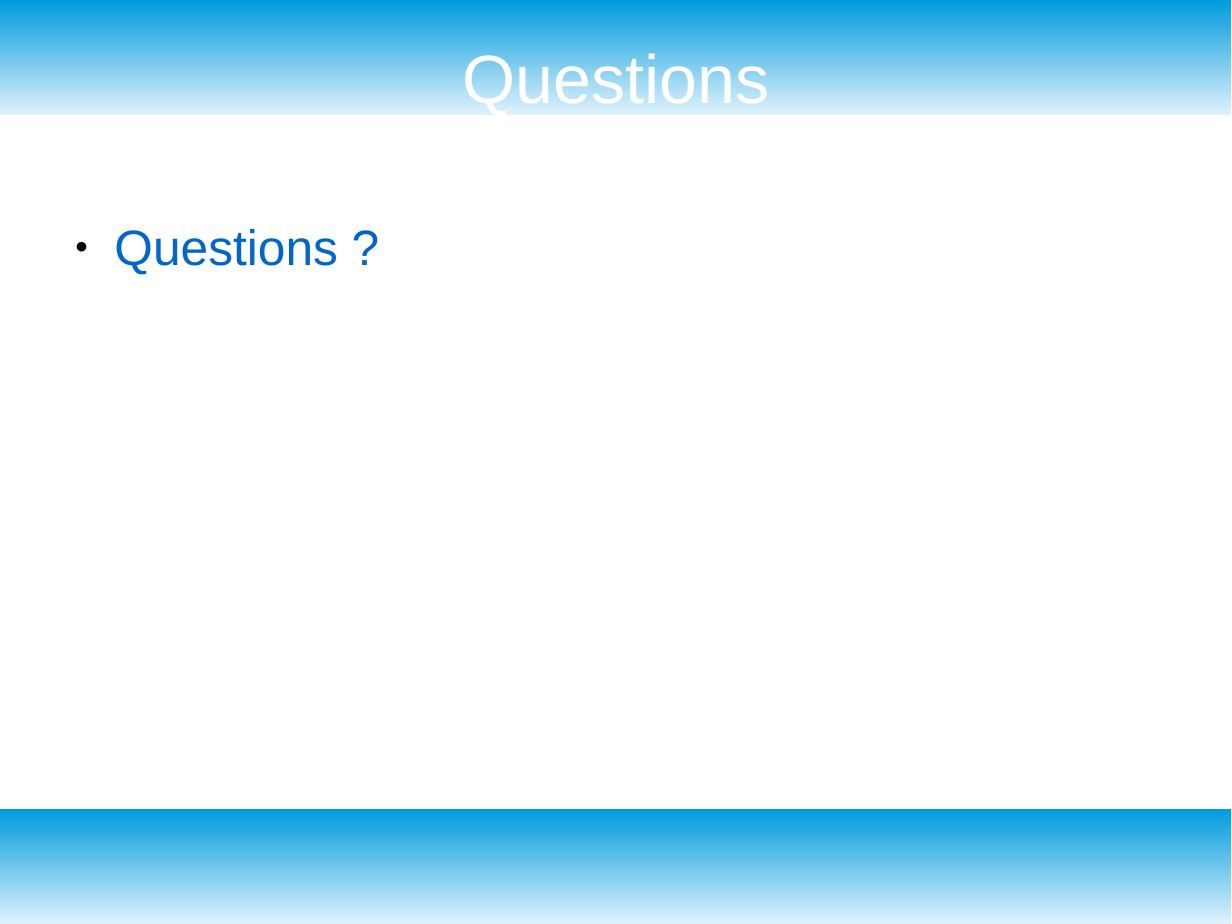
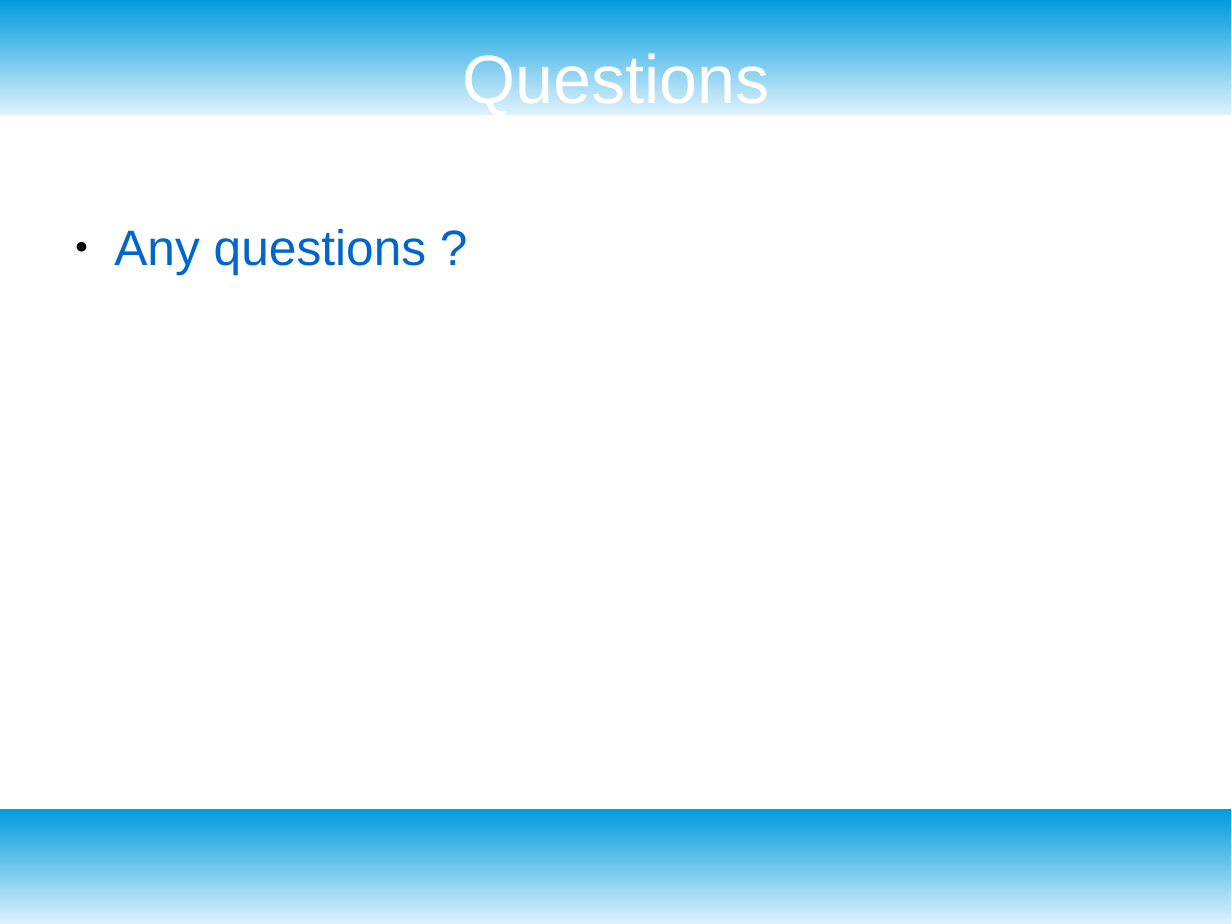
Before and after one commit to mricaud/xml-prague-2018-xspec-integration-testing, a slide deck: slide 6 of xml-prague-2018-xspec-user-meetup-it.odp. Drawn at 1232x924 pixels with LibreOffice and Linux fonts; fonts in the diff are those of the drawing; background and template pictures are left out. Boxes give left, top, right and bottom in pixels: in the first picture for what was removed or moved away, otherwise in the second. Text is boxed around its words. In the diff, an @@ line names an element or a change of style, - is before the commit and + after.

```diff
--- a/xml-prague-2018-xspec-user-meetup-it.odp
+++ b/xml-prague-2018-xspec-user-meetup-it.odp
@@ text at bbox=[114, 229, 427, 275]: text changed @@
-● Questions ?
+● Any questions ?
```
